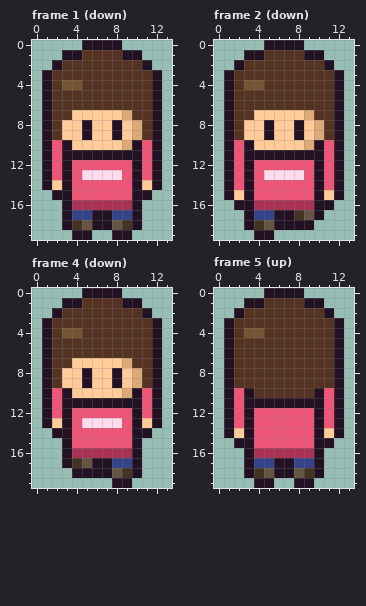
A pixel-art file gets an edit: games/picomon/art/hero.aseprite. This is how it looked before the edit.
14x20 pixels, 12 frames. Shown: frame 1 (down), frame 2 (down), frame 4 (down), frame 5 (up). The commit also changed other frames, which this record leaves out.
New version:
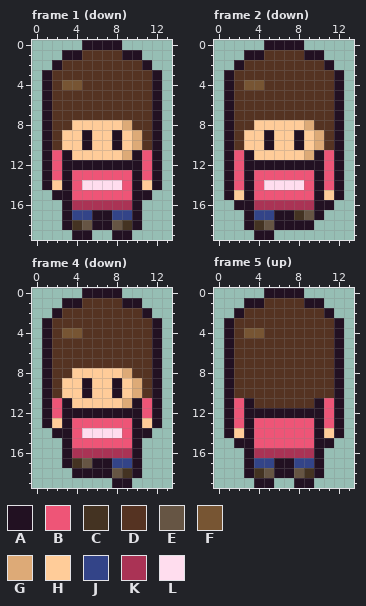
Palette (. is transparent): A #221122  B #ee5577  C #443322  D #553322  E #665544  F #775533  G #ddaa77  H #ffcc99  J #334488  K #aa3355  L #ffddee
The edit:
--- frame 1 (down), layers "outline", "shade", "fill"
@@ x 0..13 @@
  6 .ADDDDDDDDDDA.
- 7 .ADDHHHHHGDDA.
- 8 .ADHHAHHAHGDA.
+ 7 .ADDDDDDDDDDA.
+ 8 .ADDHHHHHGDDA.
  9 .ADHHAHHAHGDA.
-10 .ABAHHHHHGABA.
-11 .ABAAAAAAAABA.
-12 .ABABBBBBBABA.
-13 .ABABLLLLBABA.
-14 .AHABBBBBBAHA.
+10 .ADHHAHHAHGDA.
+11 .ABAHHHHHGABA.
+12 .ABAAAAAAAABA.
+13 .ABABBBBBBABA.
+14 .AHABLLLLBAHA.
 15 ..AABBBBBBAA..
--- frame 2 (down), layers "outline", "shade", "fill"
@@ x 0..13 @@
  6 .ADDDDDDDDDDA.
- 7 .ADDHHHHHGDDA.
- 8 .ADHHAHHAHGDA.
+ 7 .ADDDDDDDDDDA.
+ 8 .ADDHHHHHGDDA.
  9 .ADHHAHHAHGDA.
-10 .ABAHHHHHGABA.
-11 .ABAAAAAAAABA.
-12 .ABABBBBBBABA.
-13 .ABABLLLLBABA.
-14 .ABABBBBBBABA.
+10 .ADHHAHHAHGDA.
+11 .ABAHHHHHGABA.
+12 .ABAAAAAAAABA.
+13 .ABABBBBBBABA.
+14 .ABABLLLLBABA.
 15 .AHABBBBBBAHA.
--- frame 4 (down), layers "outline", "shade", "fill"
@@ x 0..13 @@
  6 .ADDDDDDDDDDA.
- 7 .ADDHHHHHGDDA.
- 8 .ADHHAHHAHGDA.
+ 7 .ADDDDDDDDDDA.
+ 8 .ADDHHHHHGDDA.
  9 .ADHHAHHAHGDA.
-10 .ABAHHHHHGABA.
-11 .ABAAAAAAAABA.
-12 .ABABBBBBBABA.
-13 .AHABLLLLBAHA.
-14 ..AABBBBBBAA..
+10 .ADHHAHHAHGDA.
+11 .ABAHHHHHGABA.
+12 .ABAAAAAAAABA.
+13 .AHABBBBBBAHA.
+14 ..AABLLLLBAA..
 15 ...ABBBBBBA...
--- frame 5 (up), layers "outline", "fill"
@@ x 0..13 @@
  9 .ADDDDDDDDDDA.
-10 .ABADDDDDDABA.
-11 .ABAAAAAAAABA.
-12 .ABABBBBBBABA.
+10 .ADDDDDDDDDDA.
+11 .ABADDDDDDABA.
+12 .ABAAAAAAAABA.
 13 .ABABBBBBBABA.
